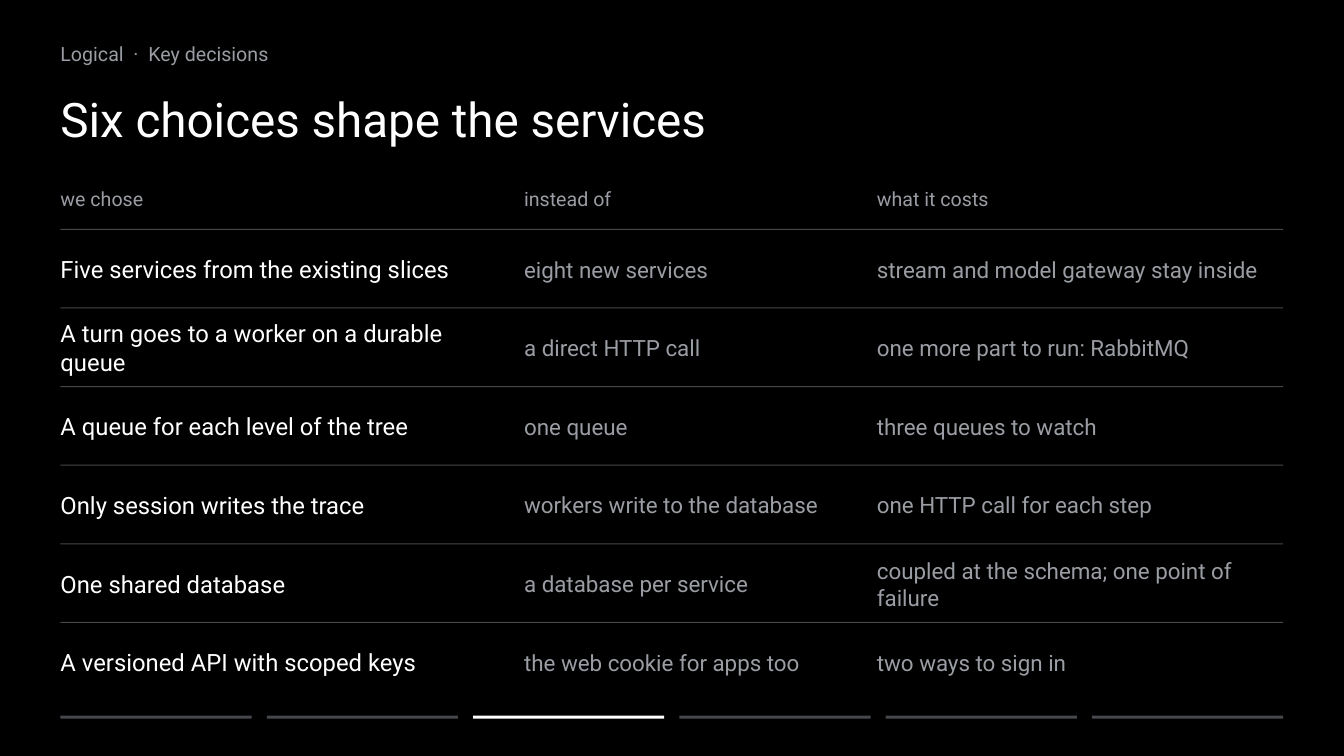
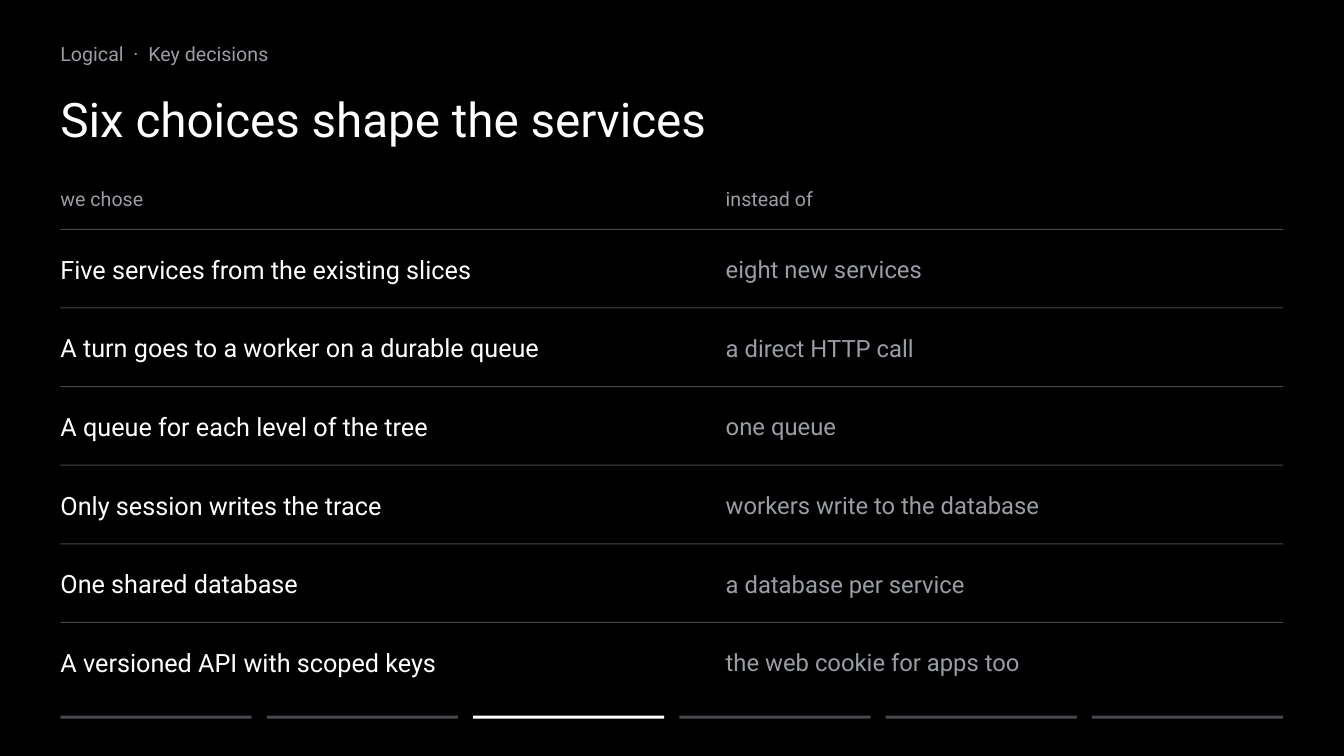
Before and after one commit to ziyangliu-666/lumen-next, a slide deck: slide 8 of docs/platform/slides/out/Team15-Lumen-Platform.pptx. Drawn at 1344x756 pixels with LibreOffice and Linux fonts; fonts in the diff are those of the drawing. Boxes give left, top, right and bottom in pixels: in the first picture for what was removed or moved away, otherwise in the second. Text is boxed around its words. In the diff, an @@ line names an element or a change of style, - is before the commit and + after.

```diff
--- a/docs/platform/slides/out/Team15-Lumen-Platform.pptx
+++ b/docs/platform/slides/out/Team15-Lumen-Platform.pptx
@@ text "instead of": place and size @@
-text "instead of" at (524,191,611,206)
+text "instead of" at (726,191,813,206)
@@ text removed at (877,191,988,206) @@
-what it costs
@@ text "eight new services": place and size @@
-text "eight new services" at (524,261,708,283)
+text "eight new services" at (726,260,922,283)
@@ text removed at (877,261,1257,283) @@
-stream and model gateway stay inside
@@ text "a direct HTTP call": place and size @@
-text "a direct HTTP call" at (524,339,701,356)
+text "a direct HTTP call" at (726,339,914,357)
@@ text removed at (877,339,1189,361) @@
-one more part to run: RabbitMQ
@@ text "one queue": place and size @@
-text "one queue" at (524,423,628,440)
+text "one queue" at (726,422,836,440)
@@ text removed at (877,418,1096,440) @@
-three queues to watch
@@ text "workers write to the database": place and size @@
-text "workers write to the database" at (524,496,818,513)
+text "workers write to the database" at (726,496,1039,514)
@@ text removed at (877,496,1152,518) @@
-one HTTP call for each step
@@ text "a database per service": place and size @@
-text "a database per service" at (524,575,748,597)
+text "a database per service" at (726,575,965,598)
@@ text removed at (877,562,1232,606) @@
-coupled at the schema; one point of failure
@@ size 17 to 18 pt in 6 elements at (60,260,471,285), (60,338,539,363), (60,417,427,441), (60,496,382,521), (60,574,298,594), (60,653,436,678) @@
@@ size 16 to 17 pt in 6 elements at (726,260,922,283), (726,339,914,357), (726,422,836,440), (726,496,1039,514), (726,575,965,598), (726,653,1020,676) @@
@@ text "the web cookie for apps ...": place and size @@
-text "the web cookie for apps ..." at (524,654,800,676)
+text "the web cookie for apps ..." at (726,653,1020,676)
@@ text removed at (877,655,1066,676) @@
-two ways to sign in
```
Also in this commit, not shown: 2 other slides changed, 1 other file.
